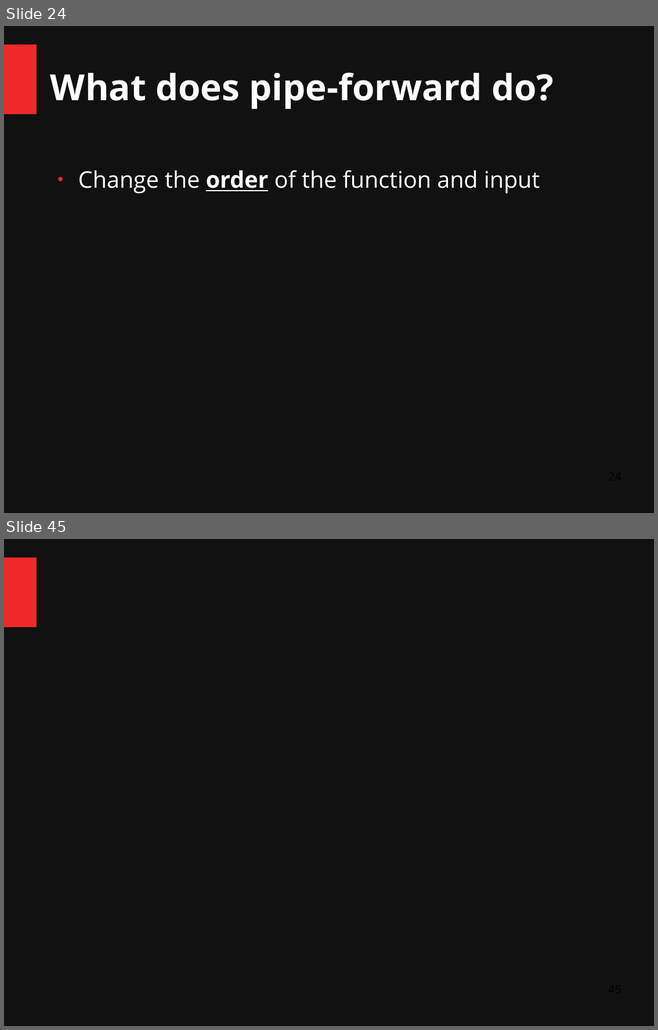
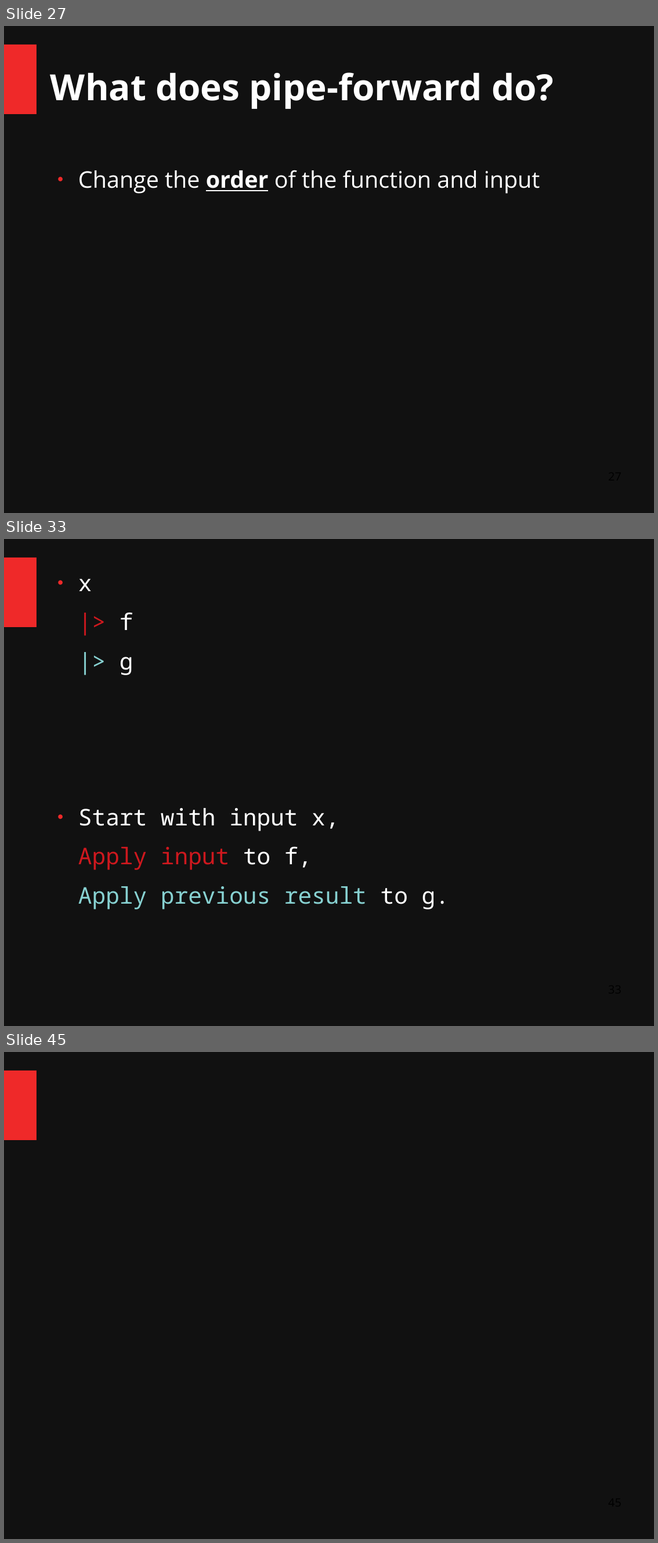
Before and after one commit to ChangHaiBin/FSharpPowerPoint, a slide deck: FSharp Talk Dark.odp. Shown one above the other, each under a label of ours: slides 24 and 45 before the commit, slides 27, 33 and 45 after it; the slides between them are not shown. The pictures are 658x1030 and 658x1543 pixels, drawn with LibreOffice and Linux fonts; fonts in the diff are those of the drawing. Boxes give left, top, right and bottom in pixels: in the first picture for what was removed or moved away, otherwise in the second. Text is boxed around its words. In the diff, an @@ line names an element or a change of style, - is before the commit and + after.

```diff
--- a/FSharp Talk Dark.odp
+++ b/FSharp Talk Dark.odp
@@ slide 33 added at box(4, 539, 654, 1026), background #111111; not listed: 1 template element that a slide beside it also shows @@
@@ text added at box(78, 578, 449, 910), 28 pt, text #FFFFFF @@
+● x
+|> f
+|> g
+● Start with input x,
+Apply input to f,
+Apply previous result to g.
@@ what was slide 24 is now slide 27 @@
```
Also in this commit, not shown: 4 slides changed, 19 other slides added, 6 slides removed, 2 other files.
